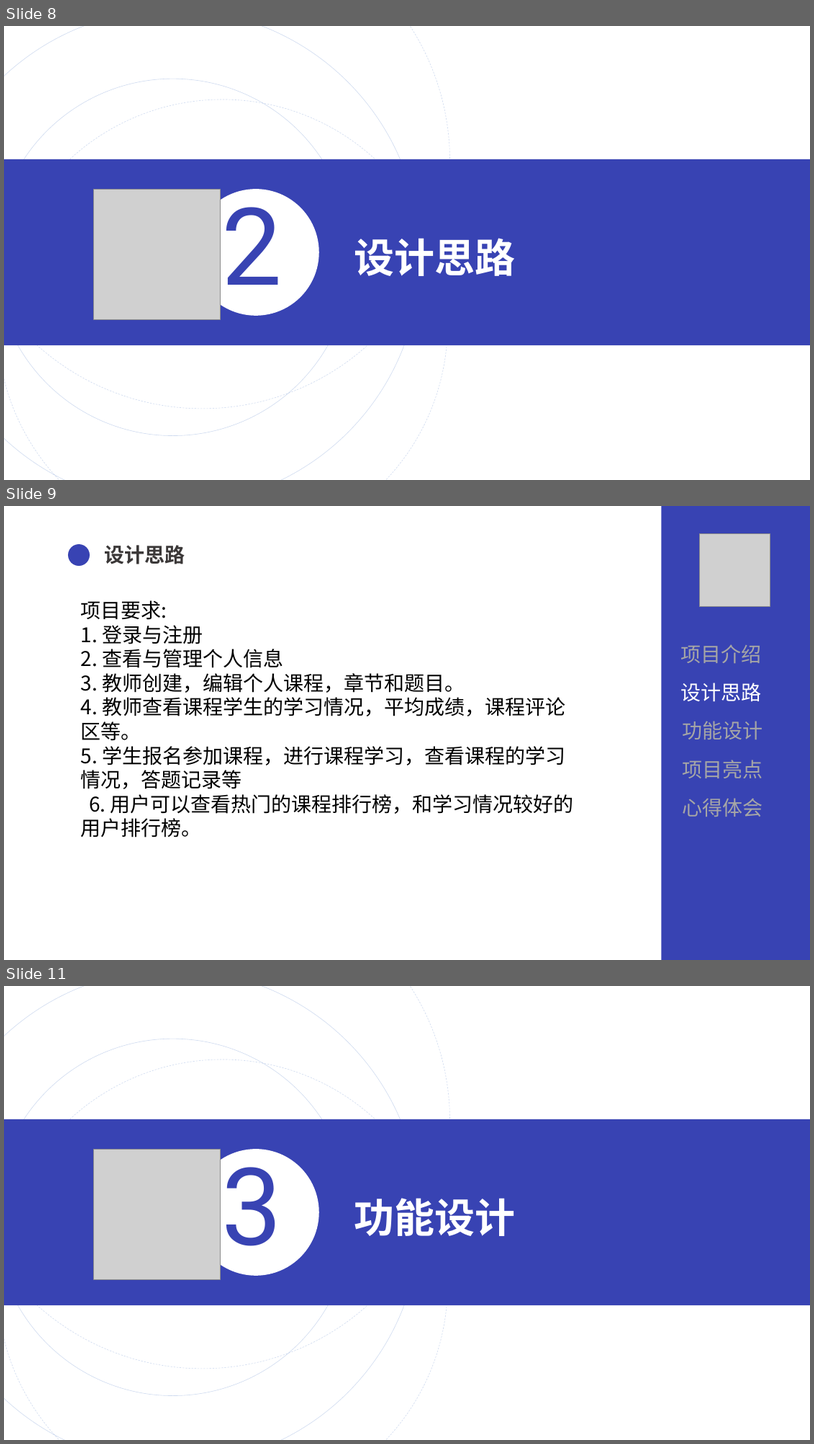
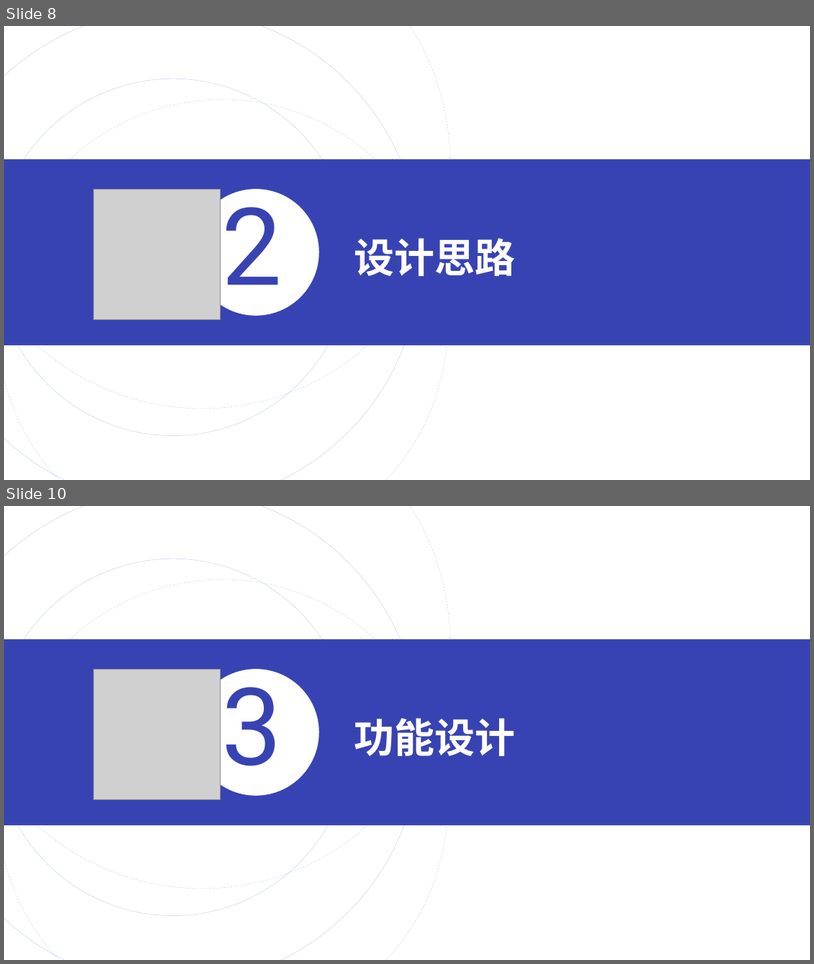
Before and after one commit to Yan18675524202/yqy_qg_2, a slide deck: ppt.pptx. Shown one above the other, each under a label of ours: slides 8, 9 and 11 before the commit, slides 8 and 10 after it; the slides between them are not shown. The pictures are 814x1444 and 814x964 pixels, drawn with LibreOffice and Linux fonts; fonts in the diff are those of the drawing; grey boxes stand for pictures. Boxes give left, top, right and bottom in pixels: in the first picture for what was removed or moved away, otherwise in the second. Text is boxed around its words. In the diff, an @@ line names an element or a change of style, - is before the commit and + after.

```diff
--- a/ppt.pptx
+++ b/ppt.pptx
@@ slide 9 removed at bbox=[4, 506, 810, 960], background #FFFFFF @@
@@ rectangle removed at bbox=[661, 506, 810, 960] @@
@@ ellipse removed at bbox=[68, 544, 90, 566] @@
@@ text removed at bbox=[104, 545, 185, 564] @@
-设计思路
@@ picture removed at bbox=[700, 534, 771, 607] @@
@@ text removed at bbox=[81, 600, 574, 837] @@
-项目要求: 1. 登录与注册 2. 查看与管理个人信息 3. 教师创建，编辑个人课程，章节和题目。 4. 教师查看课程学生的学习情况，平均成绩，课程评论区等。 5. 学生报名参加课程，进行课程学习，查看课程的学习情况，答题记录等 6. 用户可以查看热门的课程排行榜，和学习情况较好的用户排行榜。
@@ text removed at bbox=[682, 645, 762, 663] @@
-项目介绍
@@ text removed at bbox=[682, 682, 762, 702] @@
-设计思路
@@ text removed at bbox=[683, 721, 764, 739] @@
-功能设计
@@ text removed at bbox=[683, 759, 764, 778] @@
-项目亮点
@@ text removed at bbox=[683, 798, 764, 816] @@
-心得体会
@@ what was slide 11 is now slide 10 @@
```
Also in this commit, not shown: 9 slides changed, 4 other slides removed, 2 other files.
